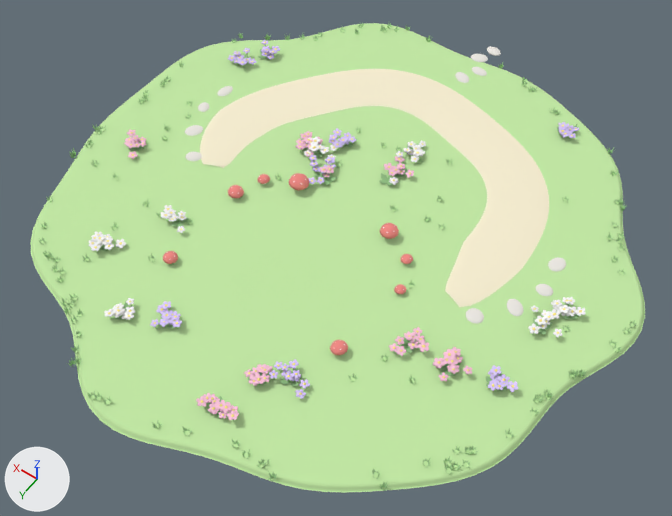
The OBJ model assets/meshes/HoneyGlade.obj as it was, and as the next commit left it.
Rendered twice from a camera (50 mm lens) standing at (-41.6, 62.9, 83.7) and looking at (-2.4, 8.0, -2.6). The axes (+X, +Y, +Z) are drawn at lower left. The lights are the same throughout. The picture after the commit comes second. Where no turn or scale is listed for an object, it has been applied to the vertices. Vertices at exactly the same position are counted once.

Objects in the first picture: 'Caps', 'FlowerLilac', 'FlowerPink', 'FlowerWhite', 'Lawn', 'Sand', 'Stems', 'Stones' and 1 more.
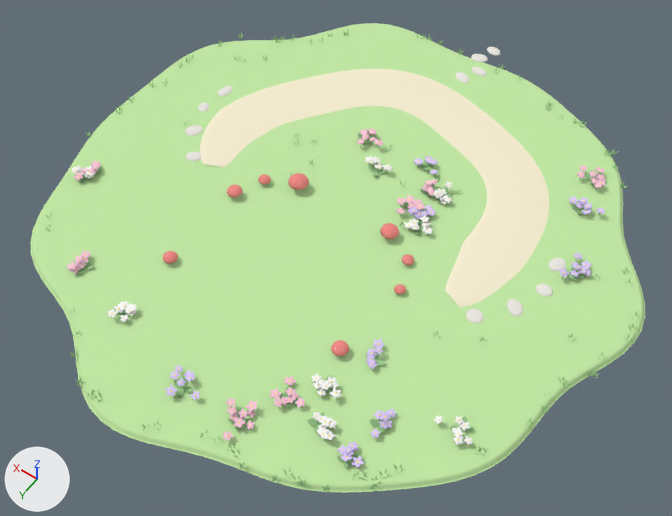
The change, as a list of edits to the scene's bpy script:
```text
Change me_flowerlilac:
    used by ob_flowerlilac; location = (0.0, 0.0, 0.0)
    remove me_flowerlilac.from_pydata(...)  # 5146 vertices, 9960 faces; spans x -28.8..28.0, y -24.7..29.2, z 0.6..1.6
    add me_flowerlilac.from_pydata(...)  # 1824 vertices, 3420 faces; spans x -28.3..1.2, y -14.2..34.5, z 0.6..1.5
    me_flowerlilac part 1: 1984 vertices removed from x -28.8..7.9, y 12.2..29.2, z 0.6..1.6; 832 vertices added at x -20.7..1.2, y 16.4..34.5, z 0.6..1.5
    me_flowerlilac part 2: 1302 vertices removed from x 4.0..7.9, y -7.1..2.9, z 0.6..1.5; 480 vertices added at x -9.6..-3.0, y -9.4..0.0, z 0.6..1.4
    me_flowerlilac part 3: 1240 vertices removed from x 22.9..28.0, y -15.0..-8.8, z 0.6..1.5
    me_flowerlilac part 4: 620 vertices removed from x -17.3..-14.5, y -24.7..-21.9, z 0.6..1.5; 512 vertices added at x -28.3..-21.2, y -14.2..-1.9, z 0.7..1.5
Change me_flowerpink:
    used by ob_flowerpink; location = (0.0, 0.0, 0.0)
    remove me_flowerpink.from_pydata(...)  # 4836 vertices, 9360 faces; spans x -24.1..28.9, y -7.6..33.6, z 0.6..1.6
    add me_flowerpink.from_pydata(...)  # 2048 vertices, 3840 faces; spans x -23.8..29.1, y -20.0..34.9, z 0.6..1.5
    me_flowerpink part 5: 75 loose pieces with 4650 vertices, spanning x -24.1..28.9, y -7.6..33.6, z 0.6..1.6, are deleted
    me_flowerpink part 6: 736 vertices added at x -8.3..5.4, y -9.3..0.8, z 0.6..1.5
    me_flowerpink part 7: 1 vertex moved within x -6.6, y 32.5, z 1.2; 180 vertices removed from x -7.9..-5.6, y 31.4..33.1, z 0.8..1.5; 538 vertices added at x -12.3..-5.8, y 25.2..34.9, z 0.6..1.5
    me_flowerpink part 8: 480 vertices added at x 18.2..29.1, y 14.8..29.0, z 0.7..1.4
    me_flowerpink part 9: 288 vertices added at x -23.8..-20.0, y -20.0..-16.4, z 0.6..1.4
Change me_flowerwhite:
    used by ob_flowerwhite; location = (0.0, 0.0, 0.0)
    remove me_flowerwhite.from_pydata(...)  # 4588 vertices, 8880 faces; spans x -30.3..20.5, y -11.2..31.2, z 0.5..1.5
    add me_flowerwhite.from_pydata(...)  # 2016 vertices, 3780 faces; spans x -28.1..29.9, y -6.8..31.0, z 0.6..1.6
    me_flowerwhite part 10: 64 loose pieces with 3968 vertices, spanning x -30.3..20.5, y -11.2..30.6, z 0.5..1.5, are deleted
    me_flowerwhite part 11: 12 vertices moved within x 9.4..11.1, y 28.8..31.0, z 0.8..1.3; 578 vertices removed from x 9.0..11.9, y 27.7..31.2, z 0.6..1.3; 246 vertices added at x 9.2..11.6, y 28.0..31.0, z 0.6..1.3
    me_flowerwhite part 12: 672 vertices added at x -10.8..2.0, y -6.8..1.9, z 0.6..1.6
    me_flowerwhite part 13: 576 vertices added at x -16.9..-10.8, y 23.1..29.4, z 0.6..1.6
    me_flowerwhite part 14: 256 vertices added at x 27.1..29.9, y 16.1..18.3, z 0.8..1.5
    me_flowerwhite part 15: 224 vertices added at x -28.1..-23.7, y 19.3..22.2, z 0.6..1.4
Change me_stems:
    used by ob_stems; location = (0.0, 0.0, 0.0)
    remove me_stems.from_pydata(...)  # 11988 vertices, 12528 faces; spans x -35.4..33.8, y -30.3..39.2, z -0.1..1.3
    add me_stems.from_pydata(...)  # 6186 vertices, 6558 faces; spans x -35.7..34.0, y -30.4..39.2, z -0.1..1.3
    me_stems part 16: 1406 loose pieces with 11414 vertices, spanning x -35.4..33.8, y -30.3..39.2, z -0.1..1.3, are deleted
    me_stems part 17: 18 vertices moved within x -28.3..27.2, y -29.7..38.6, z -0.1..0.7; 464 vertices removed from x -35.3..32.8, y -30.3..38.9, z -0.1..1.2; 4410 vertices added at x -35.7..34.0, y -30.4..39.2, z -0.1..1.3
    me_stems part 18: 13 vertices removed from x -8.8..7.3, y -4.6..-0.5, z 0.0..1.2; 1679 vertices added at x -10.4..12.0, y -9.5..3.1, z -0.1..1.3
```

Boxes [x1, y1, x2, y2] around the edits, measured in the pictures (672 x 516 px; the box of a moved part takes in the faces that stretch with it):
'Stems', reshaped
    before: [39, 23, 636, 491]
    after: [46, 29, 640, 492]
'FlowerPink', reshaped (55% wider, 8% taller)
    before: [124, 129, 472, 420]
    after: [67, 128, 606, 441]
'FlowerLilac', reshaped (13% shorter)
    before: [150, 40, 579, 399]
    after: [165, 156, 606, 468]
'FlowerWhite', reshaped (19% narrower, 44% taller)
    before: [88, 136, 585, 337]
    after: [71, 156, 473, 445]
part 1 of me_flowerlilac, reshaped
    before: [150, 301, 518, 399]
    after: [165, 339, 397, 468]
part 2 of me_flowerlilac, reshaped
    before: [308, 128, 356, 184]
    after: [408, 156, 438, 219]
part 3 of me_flowerlilac, deleted
    before: [227, 40, 280, 65]
part 4 of me_flowerlilac, moved or reshaped
    before: [558, 122, 579, 138]
    after: [559, 196, 606, 277]
part 5 of me_flowerpink, deleted
    before: [124, 129, 472, 419]
part 6 of me_flowerpink, added
    after: [357, 128, 438, 214]
part 7 of me_flowerpink, built on
    before: [220, 402, 239, 420]
    after: [223, 376, 305, 441]
part 8 of me_flowerpink, added
    after: [67, 160, 101, 273]
part 9 of me_flowerpink, added
    after: [577, 165, 606, 188]
part 10 of me_flowerwhite, deleted
    before: [88, 136, 585, 337]
part 11 of me_flowerwhite, reshaped
    before: [104, 298, 135, 320]
    after: [107, 301, 137, 322]
part 12 of me_flowerwhite, added
    after: [365, 156, 453, 234]
part 13 of me_flowerwhite, added
    after: [311, 374, 341, 440]
part 14 of me_flowerwhite, added
    after: [71, 166, 95, 178]
part 15 of me_flowerwhite, added
    after: [434, 415, 473, 445]
part 16 of me_stems, deleted
    before: [39, 23, 636, 491]
part 17 of me_stems, built on
    before: [74, 33, 636, 481]
    after: [46, 29, 640, 492]
part 18 of me_stems, built on
    after: [290, 132, 463, 235]
